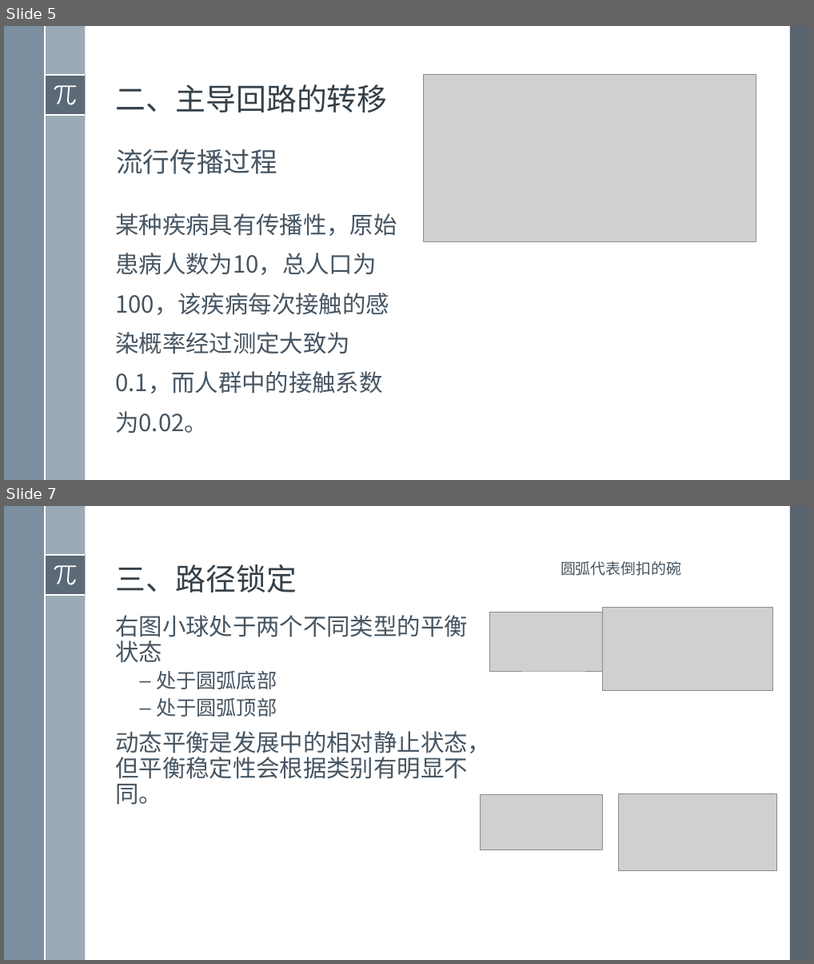
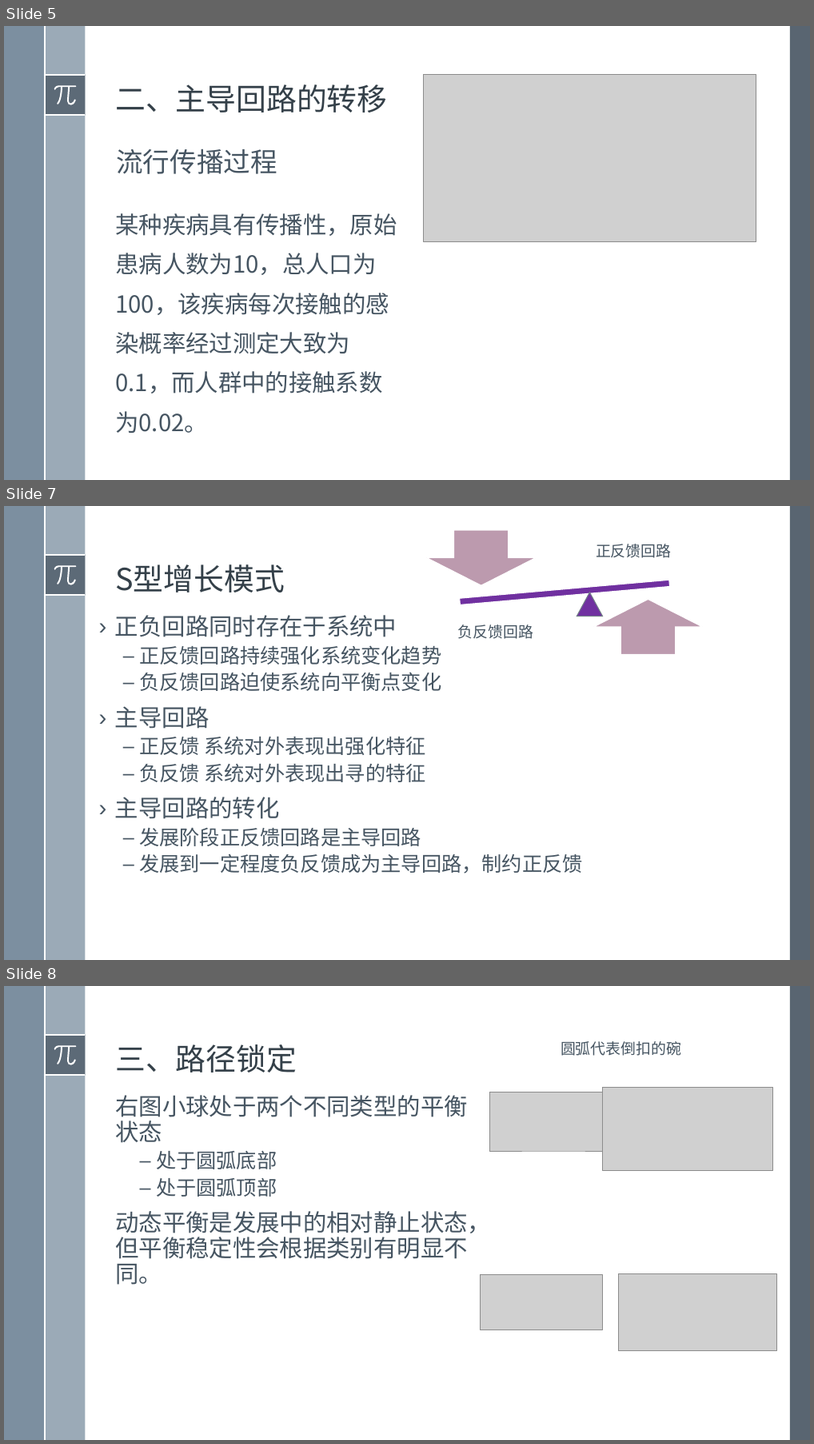
Before and after one commit to exoplanetX/SystemDynamics, a slide deck: 2019系统仿真-10- 多回路系统（编写中）.pptx. Shown one above the other, each under a label of ours: slides 5 and 7 before the commit, slides 5, 7 and 8 after it; the slides between them are not shown. The pictures are 814x964 and 814x1444 pixels, drawn with LibreOffice and Linux fonts; fonts in the diff are those of the drawing; grey boxes stand for pictures. Boxes give left, top, right and bottom in pixels: in the first picture for what was removed or moved away, otherwise in the second. Text is boxed around its words. In the diff, an @@ line names an element or a change of style, - is before the commit and + after.

```diff
--- a/2019系统仿真-10- 多回路系统（编写中）.pptx
+++ b/2019系统仿真-10- 多回路系统（编写中）.pptx
@@ slide 7 added at box(4, 506, 810, 960), background #FFFFFF; not listed: 8 template elements that a slide beside it also shows @@
@@ title added at box(115, 564, 285, 592), 36 pt, text #35404A @@
+S型增长模式
@@ group added at box(421, 530, 708, 654): 2 texts, 1 math minus, 1 down arrow, 1 up arrow, 1 triangle @@
+正反馈回路
+负反馈回路
@@ text added at box(115, 615, 583, 873), 24 pt, text #465562 @@
+› 正负回路同时存在于系统中
+  – 正反馈回路持续强化系统变化趋势
+  – 负反馈回路迫使系统向平衡点变化
+› 主导回路
+  – 正反馈 系统对外表现出强化特征
+  – 负反馈 系统对外表现出寻的特征
+› 主导回路的转化
+  – 发展阶段正反馈回路是主导回路
+  – 发展到一定程度负反馈成为主导回路，制约正反馈
@@ what was slide 7 is now slide 8 @@
```
Also in this commit, not shown: 1 slide changed, 1 other file.
